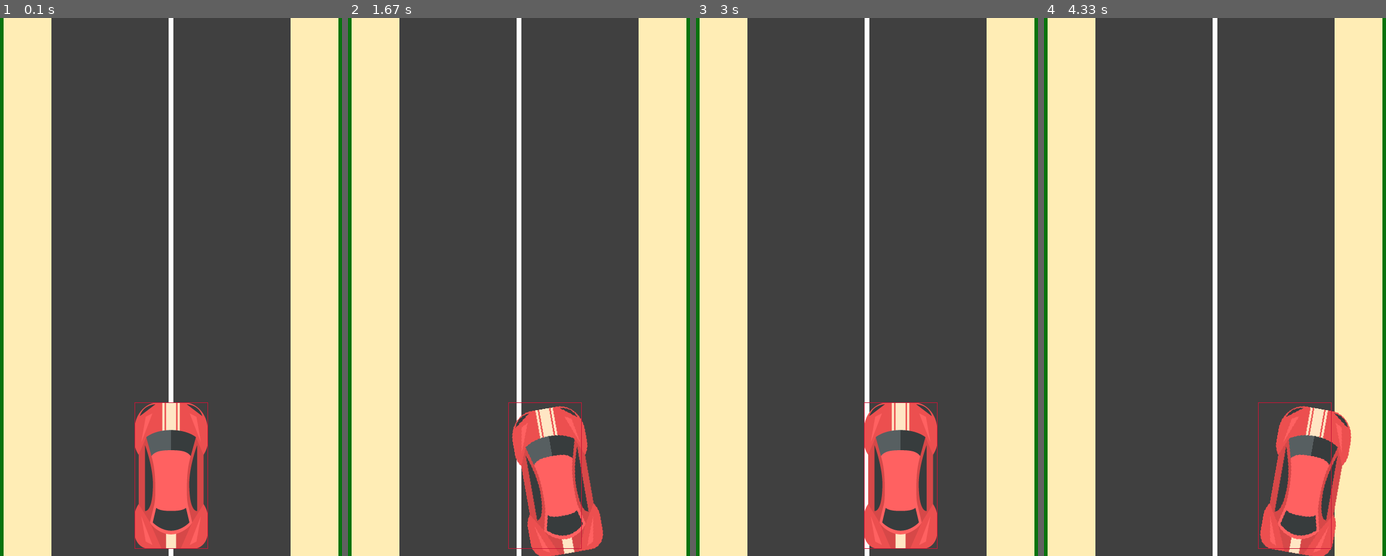
Above: before the commit, frames 1-4 (left to right).
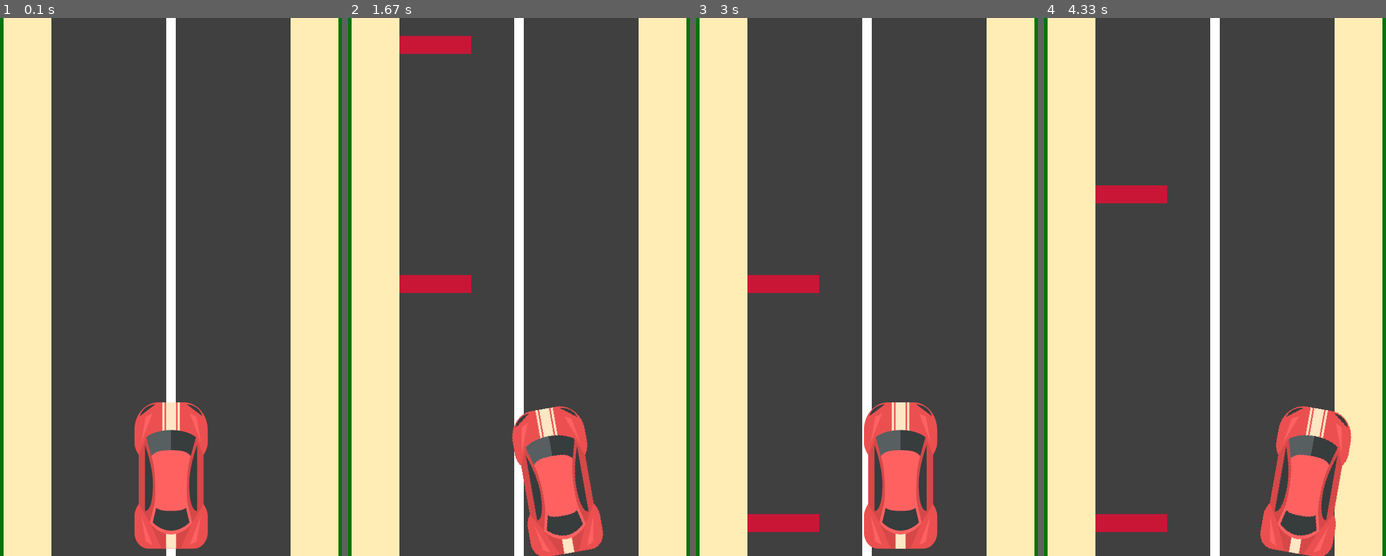
Above: after the commit, the same moments.

Repository: 100ballovby/tuesday_start_5PM_2122
Game: pygame game, started from 23_lesson_1503/03_relative_points.py
The game is run twice, just before and just after one commit, with the same random seed, the same clock (stepped at 60 frames per second) and the same inputs.
Inputs:
- Up to frame 1 (0.1 s): no input
- Up to frame 2 (1.67 s): hold Right 0.33-0.8 s; hold Right 0.83-1.3 s; hold Left from 1.33 s (still down)
- Up to frame 3 (3 s): release Left at 1.87 s; hold Left 1.9-2.3 s; hold Right 2.33-2.97 s
- Up to frame 4 (4.33 s): hold Left 3-3.47 s; hold Right 3.5-3.97 s; hold Right from 4 s (still down)

The runs differ from the first frame. In frame 1, 1.2% of the frame differs, in the area x 39-61%, y 0-100%; in frame 2, 2.8%; in frame 3, 2.7%; in frame 4, 2.9%, in the area x 15-85%, y 0-100%.

Commit message:
Adding paddle motion

Diff:
--- a/23_lesson_1503/03_relative_points.py
+++ b/23_lesson_1503/03_relative_points.py
@@ -1,5 +1,6 @@
 import pygame as pg
 from pygame.draw import rect, circle, polygon
+import random as r
 
 
 def moving(obj, speed, l_side, r_side):
@@ -36,6 +37,10 @@
 border_left = pg.Rect(road.left - W * 0.1, 0, W * 0.1, H)
 border_right = pg.Rect(road.right, 0, W * 0.1, H)
 
+road_width = road.width  # измеряет ширину дороги
+paddle1 = pg.Rect(road.x, -50, road_width * 0.3, 30)  # препятствие №1
+paddle2 = pg.Rect(road.x, -H // 2, road_width * 0.3, 30)  # препятствие №2
+
 img = pg.image.load('car.png').convert_alpha()  # загружаю картинку машины
 img_rect = img.get_rect()  # превращаю картинку в объект
 center = W // 2, H * 0.85  # указываю координаты появления машины
@@ -45,6 +50,7 @@
 
 car_speed = 0  # начальная скорость машины
 angle = 0  # начальный градус поворота машины
+speed = 10  # общее значение скорости для всех объектов в игре
 
 finished = False
 while not finished:
@@ -54,17 +60,17 @@
             finished = True
         if event.type == pg.KEYDOWN:
             if event.key == pg.K_RIGHT:
-                car_speed += 10
+                car_speed += speed
                 angle = -10
             if event.key == pg.K_LEFT:
-                car_speed -= 10
+                car_speed -= speed
                 angle = 10
             car = pg.transform.rotate(img, angle)  # поворачиваю картинку на заданный угол
         if event.type == pg.KEYUP:  # если кнопку отпустили
             if event.key == pg.K_RIGHT:
-                car_speed -= 10
+                car_speed -= speed
             if event.key == pg.K_LEFT:
-                car_speed += 10
+                car_speed += speed
             angle = 0  # угол 0
             car = pg.transform.rotate(img, angle)  # поворачиваю картинку на заданный угол
 
@@ -73,12 +79,35 @@
     rect(screen, GRAY, road)  # дорога
     rect(screen, SAND, border_left)  # левая обочина
     rect(screen, SAND, border_right)  # правая обочина
-    rect(screen, WHITE, [396, 0, 8, H])  # линия разметки
+    rect(screen, WHITE, [(W // 2) - (W * 0.01), 0, W * 0.02, H])  # линия разметки
+    rect(screen, RED, paddle1)  # препятствие №1
+    rect(screen, RED, paddle2)  # препятствие №2
 
     screen.blit(car, car_rect)  # отображаю машину в координатах car_rect
-    rect(screen, RED, car_rect, 1)
 
     pg.display.update()
 
     # Game logic
     moving(car_rect, car_speed, border_left, border_right)
+
+    paddle1.y += speed  # препятствие падает вниз
+    paddle2.y += speed  # препятствие падает вниз
+    if paddle1.y >= H:  # если препятствие ушло за пределы экрана
+        x = r.randint(1, 3)
+        if x == 1:
+            paddle1.x = road.x  # ставлю препятствие слева (по левому краю дороги)
+        elif x == 2:
+            paddle1.center = road.center  # ставлю препятствие посередине
+        else:
+            paddle1.right = road.right  # ставлю препятствие справа (по правому краю дороги)
+        paddle1.y = -50  # отправляю препятствие наверх
+
+    if paddle2.y >= H:  # если препятствие ушло за пределы экрана
+        x = r.randint(1, 3)
+        if x == 1:
+            paddle2.x = road.x  # ставлю препятствие слева (по левому краю дороги)
+        elif x == 2:
+            paddle2.center = road.center  # ставлю препятствие посередине
+        else:
+            paddle2.right = road.right  # ставлю препятствие справа (по правому краю дороги)
+        paddle2.y = -100  # отправляю препятствие наверх
